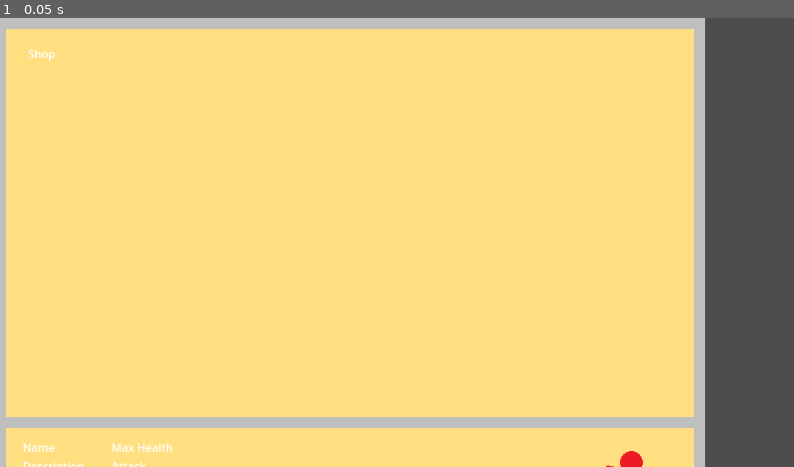
Above: before the commit, frame 1.
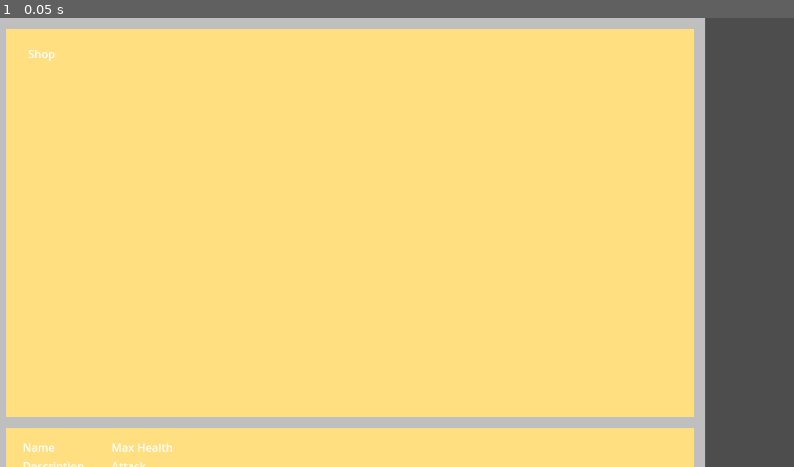
Above: after the commit, the same moment.

Repository: Wayl123/CardPuzzleGame
Game: Godot game, scene res://scene/shop_menu.tscn
Two runs of this game, one before a commit and one after it. Both use one fixed random seed, a clock stepped at 60 frames per second and the inputs below. This scene is started directly instead of the project's main scene.
Inputs:
- Up to frame 1 (0.05 s): no input

The runs differ from the first frame. In frame 1, less than 0.1% of the frame differs, in the area x 76-81%, y 96-100%.
Error in both runs: Invalid access to property or key 'content' on a base object of type 'Dictionary'. (res://scripts/ShopMenu.gd:35)

Commit message:
Change second level to be under constrution map

Diff:
--- a/scene/shop_menu.tscn
+++ b/scene/shop_menu.tscn
@@ -1,7 +1,6 @@
-[gd_scene load_steps=6 format=3 uid="uid://cw5akhv1ds70a"]
+[gd_scene load_steps=5 format=3 uid="uid://cw5akhv1ds70a"]
 
 [ext_resource type="Script" path="res://scripts/ShopMenu.gd" id="2_8wn64"]
-[ext_resource type="Texture2D" uid="uid://byu7bwy1ihagj" path="res://image/enemies/basic_enemy1.png" id="3_f5mrw"]
 [ext_resource type="Script" path="res://scripts/ShopItemDetail.gd" id="3_tqqgs"]
 [ext_resource type="Script" path="res://scripts/BuyItem.gd" id="4_ye00d"]
 
@@ -154,4 +153,3 @@
 unique_name_in_owner = true
 custom_minimum_size = Vector2(128, 128)
 layout_mode = 2
-texture = ExtResource("3_f5mrw")
--- /dev/null
+++ b/scene/under_construction_map.tscn
@@ -0,0 +1,235 @@
+[gd_scene load_steps=5 format=3 uid="uid://np0o7ole11kq"]
+
+[ext_resource type="PackedScene" uid="uid://ba4yefjlvt6nk" path="res://scene/player_ui.tscn" id="1_omtk2"]
+[ext_resource type="Script" path="res://scripts/Camera.gd" id="2_unpvo"]
+[ext_resource type="Script" path="res://scripts/MapEvent.gd" id="3_f82t8"]
+[ext_resource type="PackedScene" uid="uid://xn2pp04vux2u" path="res://scene/grid_node.tscn" id="4_jequi"]
+
+[node name="UnderConstructionMap" type="Node2D"]
+
+[node name="CanvasLayer" type="CanvasLayer" parent="."]
+unique_name_in_owner = true
+
+[node name="PlayerUI" parent="CanvasLayer" instance=ExtResource("1_omtk2")]
+
+[node name="Camera2D" type="Camera2D" parent="."]
+position = Vector2(320, 320)
+zoom = Vector2(0.5, 0.5)
+script = ExtResource("2_unpvo")
+
+[node name="MapGrid" type="Control" parent="." groups=["ActiveMap"]]
+custom_minimum_size = Vector2(128, 128)
+layout_mode = 3
+anchors_preset = 0
+offset_right = 128.0
+offset_bottom = 128.0
+script = ExtResource("3_f82t8")
+
+[node name="GridNode1" parent="MapGrid" instance=ExtResource("4_jequi")]
+layout_mode = 0
+nodeType = "boulder"
+
+[node name="GridNode2" parent="MapGrid" instance=ExtResource("4_jequi")]
+layout_mode = 1
+anchors_preset = -1
+anchor_left = 1.0
+anchor_right = 1.0
+nodeType = "boulder"
+
+[node name="GridNode3" parent="MapGrid" instance=ExtResource("4_jequi")]
+layout_mode = 1
+anchors_preset = -1
+anchor_left = 2.0
+anchor_right = 2.0
+nodeType = "boulder"
+
+[node name="GridNode4" parent="MapGrid" instance=ExtResource("4_jequi")]
+layout_mode = 1
+anchors_preset = -1
+anchor_left = 3.0
+anchor_right = 3.0
+nodeType = "boulder"
+
+[node name="GridNode5" parent="MapGrid" instance=ExtResource("4_jequi")]
+layout_mode = 1
+anchors_preset = -1
+anchor_left = 4.0
+anchor_right = 4.0
+nodeType = "boulder"
+
+[node name="GridNode6" parent="MapGrid" instance=ExtResource("4_jequi")]
+layout_mode = 1
+anchors_preset = -1
+anchor_top = 1.0
+anchor_bottom = 1.0
+nodeType = "boulder"
+
+[node name="GridNode7" parent="MapGrid" instance=ExtResource("4_jequi")]
+layout_mode = 1
+anchors_preset = -1
+anchor_left = 1.0
+anchor_top = 1.0
+anchor_right = 1.0
+anchor_bottom = 1.0
+
+[node name="GridNode8" parent="MapGrid" instance=ExtResource("4_jequi")]
+layout_mode = 1
+anchors_preset = -1
+anchor_left = 2.0
+anchor_top = 1.0
+anchor_right = 2.0
+anchor_bottom = 1.0
+
+[node name="Label" type="Label" parent="MapGrid/GridNode8"]
+custom_minimum_size = Vector2(128, 128)
+layout_mode = 0
+offset_right = 40.0
+offset_bottom = 23.0
+text = "Under Construction"
+autowrap_mode = 2
+
+[node name="GridNode9" parent="MapGrid" instance=ExtResource("4_jequi")]
+layout_mode = 1
+anchors_preset = -1
+anchor_left = 3.0
+anchor_top = 1.0
+anchor_right = 3.0
+anchor_bottom = 1.0
+
+[node name="GridNode10" parent="MapGrid" instance=ExtResource("4_jequi")]
+layout_mode = 1
+anchors_preset = -1
+anchor_left = 4.0
+anchor_top = 1.0
+anchor_right = 4.0
+anchor_bottom = 1.0
+nodeType = "boulder"
+
+[node name="GridNode11" parent="MapGrid" instance=ExtResource("4_jequi")]
+layout_mode = 1
+anchors_preset = -1
+anchor_top = 2.0
+anchor_bottom = 2.0
+nodeType = "boulder"
+
+[node name="GridNode12" parent="MapGrid" instance=ExtResource("4_jequi")]
+layout_mode = 1
+anchors_preset = -1
+anchor_left = 1.0
+anchor_top = 2.0
+anchor_right = 1.0
+anchor_bottom = 2.0
+
+[node name="GridNode13" parent="MapGrid" instance=ExtResource("4_jequi")]
+layout_mode = 1
+anchors_preset = -1
+anchor_left = 2.0
+anchor_top = 2.0
+anchor_right = 2.0
+anchor_bottom = 2.0
+
+[node name="GridNode14" parent="MapGrid" instance=ExtResource("4_jequi")]
+layout_mode = 1
+anchors_preset = -1
+anchor_left = 3.0
+anchor_top = 2.0
+anchor_right = 3.0
+anchor_bottom = 2.0
+
+[node name="GridNode15" parent="MapGrid" instance=ExtResource("4_jequi")]
+layout_mode = 1
+anchors_preset = -1
+anchor_left = 4.0
+anchor_top = 2.0
+anchor_right = 4.0
+anchor_bottom = 2.0
+nodeType = "boulder"
+
+[node name="GridNode16" parent="MapGrid" instance=ExtResource("4_jequi")]
+layout_mode = 1
+anchors_preset = -1
+anchor_left = 0.0078125
+anchor_top = 3.0
+anchor_right = 0.0078125
+anchor_bottom = 3.0
+nodeType = "boulder"
+
+[node name="GridNode17" parent="MapGrid" instance=ExtResource("4_jequi")]
+layout_mode = 1
+anchors_preset = -1
+anchor_left = 1.0
+anchor_top = 3.0
+anchor_right = 1.0
+anchor_bottom = 3.0
+
+[node name="GridNode18" parent="MapGrid" instance=ExtResource("4_jequi")]
+layout_mode = 1
+anchors_preset = -1
+anchor_left = 2.0
+anchor_top = 3.0
+anchor_right = 2.0
+anchor_bottom = 3.0
+
+[node name="GridNode19" parent="MapGrid" instance=ExtResource("4_jequi")]
+layout_mode = 1
+anchors_preset = -1
+anchor_left = 3.0
+anchor_top = 3.0
+anchor_right = 3.0
+anchor_bottom = 3.0
+
+[node name="GridNode20" parent="MapGrid" instance=ExtResource("4_jequi")]
+layout_mode = 1
+anchors_preset = -1
+anchor_left = 4.0
+anchor_top = 3.0
+anchor_right = 4.0
+anchor_bottom = 3.0
+nodeType = "boulder"
+
+[node name="GridNode21" parent="MapGrid" instance=ExtResource("4_jequi")]
+layout_mode = 1
+anchors_preset = -1
+anchor_top = 4.0
+anchor_bottom = 4.0
+nodeType = "boulder"
+
+[node name="GridNode22" parent="MapGrid" instance=ExtResource("4_jequi")]
+layout_mode = 1
+anchors_preset = -1
+anchor_left = 1.0
+anchor_top = 4.0
+anchor_right = 1.0
+anchor_bottom = 4.0
+nodeType = "boulder"
+
+[node name="GridNode23" parent="MapGrid" instance=ExtResource("4_jequi")]
+layout_mode = 1
+anchors_preset = -1
+anchor_left = 2.0
+anchor_top = 4.0
+anchor_right = 2.0
+anchor_bottom = 4.0
+nodeType = "boulder"
+
+[node name="GridNode24" parent="MapGrid" instance=ExtResource("4_jequi")]
+layout_mode = 1
+anchors_preset = -1
+anchor_left = 3.0
+anchor_top = 4.0
+anchor_right = 3.0
+anchor_bottom = 4.0
+nodeType = "boulder"
+
+[node name="GridNode25" parent="MapGrid" instance=ExtResource("4_jequi")]
+layout_mode = 1
+anchors_preset = -1
+anchor_left = 4.0
+anchor_top = 4.0
+anchor_right = 4.0
+anchor_bottom = 4.0
+nodeType = "boulder"
+
+[node name="Popup" type="Node2D" parent="." groups=["Popup"]]
+z_index = 2
+z_as_relative = false
--- a/scripts/LevelList.json
+++ b/scripts/LevelList.json
@@ -13,8 +13,8 @@
 	},
 	"1": {
 		"name": "Level1",
-		"scene": "res://scene/tutorial_map.tscn",
-		"image": "res://image/level_select/level_preview/level0.png",
+		"scene": "res://scene/under_construction_map.tscn",
+		"image": "res://image/level_select/level_preview/levelWIP.png",
 		"locked": true,
 		"completion-unlock": [],
 		"deck-slot": 2,
Binary file added: image/level_select/level_preview/levelWIP.png
Not shown, added: image/level_select/level_preview/levelWIP.png.import
